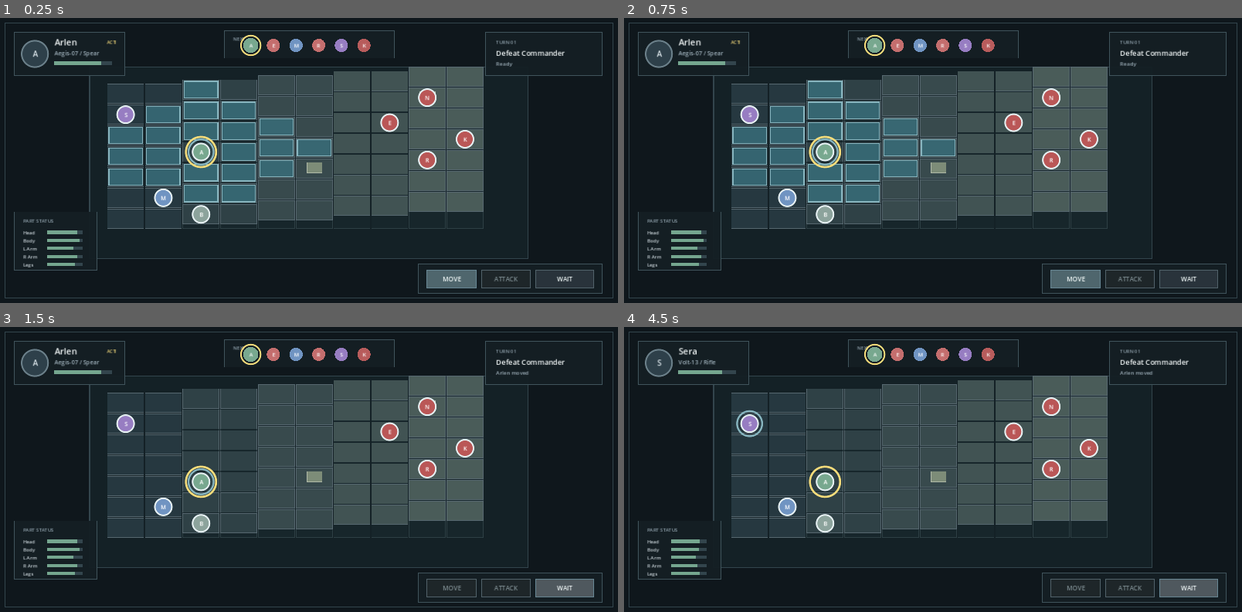
Above: before the commit, frames 1-4 (two rows, left to right).
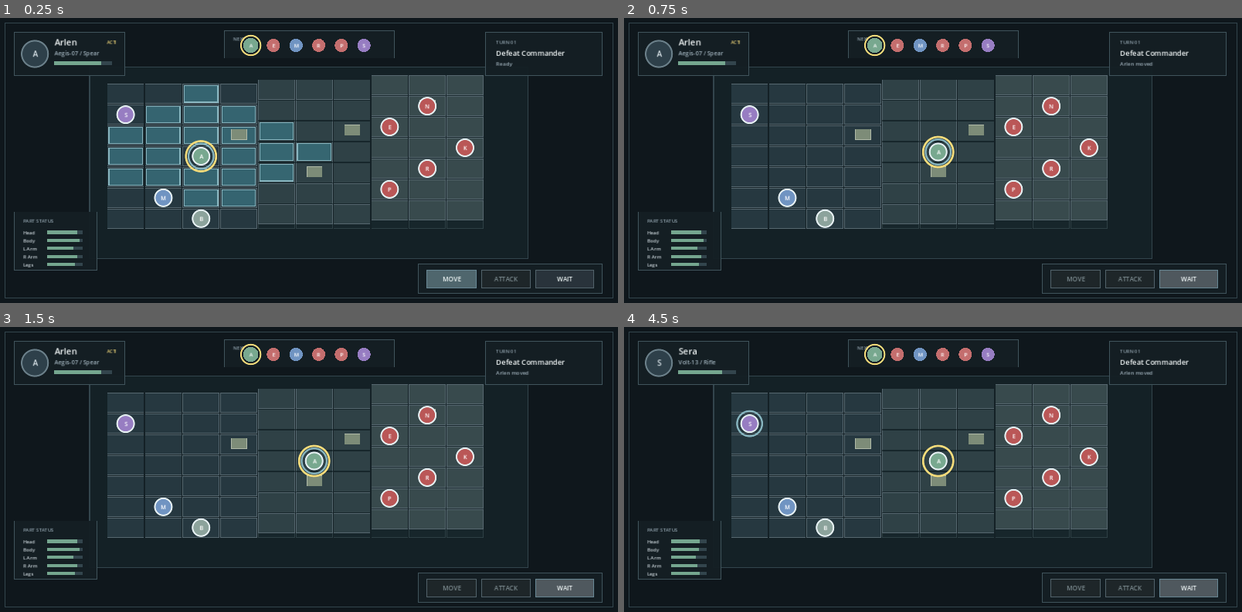
Above: after the commit, the same moments.

Repository: toonnix-github/magic-robot-tactic-war
Game: Godot game, scene res://scenes/main.tscn
Two runs of this game, one before a commit and one after it. Both use one fixed random seed, a clock stepped at 60 frames per second and the inputs below.
Inputs (mouse positions are in pixels of both pictures, inside the frame that each line leads up to):
- Up to frame 1 (0.25 s): no input
- Up to frame 2 (0.75 s): tap Enter at 0.5 s; click (933, 160) at 0.67 s
- Up to frame 3 (1.5 s): tap Space at 1.25 s; move the mouse to (185, 483) at 1.27 s; click (185, 483) at 1.42 s
- Up to frame 4 (4.5 s): tap Enter at 2, 3.5 s; move the mouse to (994, 406) at 2.02 s; click (994, 406) at 2.17 s; tap Space at 2.75, 4.25 s; move the mouse to (902, 526) at 2.77 s; click (902, 526) at 2.92 s; move the mouse to (1118, 512) at 3.52 s; click (1118, 512) at 3.67 s; move the mouse to (747, 426) at 4.27 s; click (747, 426) at 4.42 s

The runs differ from the first frame. In frame 1, 8.5% of the frame differs, in the area x 29-79%, y 7-74%; in frame 2, 15%, in the area x 17-97%, y 7-95%; in frame 3, 7.2%; in frame 4, 7.0%.

Commit message:
feat: add ancient ruins standard combat mission (#13)

Diff:
--- a/src/main.gd
+++ b/src/main.gd
@@ -146,6 +146,17 @@
 	},
 }
 
+const MISSIONS_DATA := {
+	"ancient_ruins": {
+		"id": "ancient_ruins",
+		"name": "Ancient Ruins",
+		"objective": "defeat_commander",
+		"objective_label": "Defeat Commander",
+		"commander_id": "commander",
+		"cover_tiles": [Vector2i(3, 2), Vector2i(5, 4), Vector2i(6, 2), Vector2i(8, 1)],
+	},
+}
+
 const DESIGN_SIZE := Vector2(1311.0, 603.0)
 const TILE_SIZE := Vector2(77.0, 41.0)
 const TILE_SPACING := Vector2(80.0, 44.0)
@@ -164,6 +175,7 @@
 	TURN_END,
 }
 
+var current_mission := "ancient_ruins"
 var units := []
 var active_unit = null
 var selected_unit = null
@@ -187,17 +199,25 @@
 
 func _ready() -> void:
 	mouse_filter = Control.MOUSE_FILTER_STOP
+	_load_mission("ancient_ruins")
+	print("Magic Robot Tactic War combat prototype v%s" % PROTOTYPE_VERSION)
+	print("Graybox battle milestone loaded: 7x10 grid, selection, movement, and Phase 1 HUD.")
+
+
+func _load_mission(mission_id: String) -> void:
+	if not MISSIONS_DATA.has(mission_id):
+		return
+	current_mission = mission_id
 	_create_terrain()
 	_create_units()
 	_initialize_initiative()
 	_begin_next_activation()
-	print("Magic Robot Tactic War combat prototype v%s" % PROTOTYPE_VERSION)
-	print("Graybox battle milestone loaded: 7x10 grid, selection, movement, and Phase 1 HUD.")
 
 
 func _notification(what: int) -> void:
 	if what == NOTIFICATION_RESIZED:
 		queue_redraw()
+
 
 
 func _gui_input(event: InputEvent) -> void:
@@ -326,6 +346,18 @@
 			"parts": {"Head": 0.82, "Body": 0.78, "Left Arm": 0.70, "Right Arm": 0.86, "Legs": 0.72},
 		},
 		{
+			"id": "enemy_spear",
+			"name": "Enemy Spear",
+			"mech": "Pike Frame",
+			"weapon": "Spear",
+			"team": "enemy",
+			"letter": "P",
+			"grid": Vector2i(7, 5),
+			"color": Color(0.77, 0.43, 0.43),
+			"hp": 0.82,
+			"parts": {"Head": 0.80, "Body": 0.82, "Left Arm": 0.75, "Right Arm": 0.85, "Legs": 0.80},
+		},
+		{
 			"id": "commander",
 			"name": "Commander Kael",
 			"mech": "High Ridge",
@@ -344,6 +376,7 @@
 		"enemy_blade": 8,
 		"mira": 9,
 		"enemy_rifle": 7,
+		"enemy_spear": 7,
 		"sera": 8,
 		"commander": 6,
 		"brann": 5,
@@ -354,6 +387,7 @@
 		"enemy_blade": 1.0,
 		"mira": 2.0,
 		"enemy_rifle": 3.0,
+		"enemy_spear": 3.5,
 		"sera": 4.0,
 		"commander": 5.0,
 		"brann": 6.0,
@@ -1614,8 +1648,10 @@
 
 func _create_terrain() -> void:
 	terrain_tiles.clear()
-	_set_tile_terrain(Vector2i(5, 4), {"cover": true})
-	_set_tile_terrain(Vector2i(8, 1), {"cover": true})
+	var mission_data: Dictionary = MISSIONS_DATA.get(current_mission, {})
+	var covers: Array = mission_data.get("cover_tiles", [Vector2i(3, 2), Vector2i(5, 4), Vector2i(6, 2), Vector2i(8, 1)])
+	for tile in covers:
+		_set_tile_terrain(tile, {"cover": true})
 
 
 func _set_tile_terrain(grid: Vector2i, data: Dictionary) -> void:
@@ -1647,7 +1683,15 @@
 func _default_height_at(grid) -> int:
 	if grid == null:
 		return 0
+	if current_mission == "ancient_ruins":
+		if grid.x <= 3:
+			return 0
+		elif grid.x <= 6:
+			return 1
+		else:
+			return 2
 	return int(clamp(floor(float(grid.x) / 2.0), 0.0, 4.0))
+
 
 
 func _height_at(grid) -> int:
@@ -1882,13 +1926,18 @@
 
 func _draw_mission_panel() -> void:
 	_draw_panel(_r(1030, 30, 248, 92))
+	var mission_data: Dictionary = MISSIONS_DATA.get(current_mission, {})
+	var objective_label := str(mission_data.get("objective_label", "Defeat Commander"))
 	var detail := last_action_message
 	if not target_preview.is_empty():
 		var state := "LEGAL" if bool(target_preview["legal"]) else "ILLEGAL"
 		detail = "Hit %d%% · %s" % [int(target_preview["hit_percent"]), state]
+	elif _is_battle_over():
+		detail = "VICTORY" if _battle_winner() == "player" else "DEFEAT"
 	draw_string(_font(), _p(1052, 55), "TURN %02d" % turn_number, HORIZONTAL_ALIGNMENT_LEFT, -1.0, _font_size(10), Color(0.56, 0.63, 0.67))
-	draw_string(_font(), _p(1052, 80), "Defeat Commander", HORIZONTAL_ALIGNMENT_LEFT, -1.0, _font_size(15), Color(0.95, 0.97, 0.97))
+	draw_string(_font(), _p(1052, 80), objective_label, HORIZONTAL_ALIGNMENT_LEFT, -1.0, _font_size(15), Color(0.95, 0.97, 0.97))
 	draw_string(_font(), _p(1052, 101), detail, HORIZONTAL_ALIGNMENT_LEFT, -1.0, _font_size(11), Color(0.62, 0.69, 0.73))
+
 
 
 func _draw_part_status_panel() -> void:
@@ -1984,9 +2033,14 @@
 
 
 func _battle_winner() -> String:
-	var commander = _unit_by_id("commander")
-	if commander != null and not _is_unit_in_battle(commander):
-		return "player"
+	var mission_data: Dictionary = MISSIONS_DATA.get(current_mission, {})
+	var objective := str(mission_data.get("objective", "defeat_commander"))
+
+	if objective == "defeat_commander":
+		var commander_id := str(mission_data.get("commander_id", "commander"))
+		var commander = _unit_by_id(commander_id)
+		if commander != null and not _is_unit_in_battle(commander):
+			return "player"
 
 	var player_alive := false
 	var enemy_alive := false
@@ -2021,7 +2075,11 @@
 			if unit["parts"].has(part_name) and bool(unit["parts"][part_name]["destroyed"]):
 				destroyed_parts += 1
 
+	var commander = _unit_by_id("commander")
+	var commander_defeated: bool = commander != null and not _is_unit_in_battle(commander)
+
 	return {
+		"mission_id": current_mission,
 		"winner": _battle_winner(),
 		"is_over": _is_battle_over(),
 		"turns": turn_number,
@@ -2029,5 +2087,6 @@
 		"player_survivors": player_survivors,
 		"enemy_survivors": enemy_survivors,
 		"destroyed_parts": destroyed_parts,
+		"commander_defeated": commander_defeated,
 		"turn_log": turn_log.duplicate(),
 	}
--- a/tests/godot/battle_milestone_test.gd
+++ b/tests/godot/battle_milestone_test.gd
@@ -52,13 +52,15 @@
 	scene._notification(0)
 	_assert_true(scene._is_in_bounds(Vector2i(0, 0)), "origin tile is in bounds")
 	_assert_false(scene._is_in_bounds(Vector2i(10, 7)), "outside tile is out of bounds")
-	_assert_equal(scene._height_at(Vector2i(9, 0)), 4, "rightmost band reaches H4")
+	_assert_equal(scene._height_at(Vector2i(9, 0)), 2, "rightmost band in Ancient Ruins reaches H2")
 	_assert_equal(scene._grid_from_key(scene._grid_key(Vector2i(4, 2))), Vector2i(4, 2), "grid keys round-trip")
+
 	_assert_true(scene._grid_at_position(scene._tile_center(Vector2i(4, 2))) == Vector2i(4, 2), "tile hit-testing works")
 	_assert_true(scene._unit_at_position(scene._tile_center(arlen["grid"])) == arlen, "unit hit-testing works")
 
 	var mouse := InputEventMouseButton.new()
 	mouse.pressed = true
+
 	mouse.button_index = MOUSE_BUTTON_LEFT
 	mouse.position = Vector2(12, 34)
 	_assert_equal(scene._event_press_position(mouse), Vector2(12, 34), "mouse taps are accepted")
@@ -82,8 +84,10 @@
 	_run_terrain_acceptance(scene)
 	_run_orb_acceptance(scene)
 	_run_ai_and_auto_acceptance(scene)
+	_run_ancient_ruins_acceptance(scene)
 
 	if _failures.is_empty():
+
 		print("GODOT TESTS PASSED")
 		quit(0)
 	else:
@@ -312,6 +316,7 @@
 	scene._unit_by_id("enemy_blade")["grid"] = Vector2i(6, 1)
 	scene._unit_by_id("enemy_rifle")["grid"] = Vector2i(7, 4)
 	scene._unit_by_id("enemy_sniper")["grid"] = Vector2i(8, 1)
+	scene._unit_by_id("enemy_spear")["grid"] = Vector2i(7, 5)
 	scene._unit_by_id("commander")["grid"] = Vector2i(9, 3)
 	scene._begin_activation(scene._unit_by_id("arlen"))
 
@@ -515,7 +520,9 @@
 	_assert_equal(seen_players, expected_players, "players act only in deterministic initiative order")
 	_assert_true(scene.turn_log.has("enemy_blade:enemy_wait") or scene.turn_log.has("enemy_blade:attack"), "enemy blade acts only when scheduled")
 	_assert_true(scene.turn_log.has("enemy_rifle:enemy_wait") or scene.turn_log.has("enemy_rifle:attack"), "enemy rifle acts only when scheduled")
+	_assert_true(scene.turn_log.has("enemy_spear:enemy_wait") or scene.turn_log.has("enemy_spear:attack") or scene.turn_log.has("enemy_spear:enemy_attack"), "enemy spear acts only when scheduled")
 	_assert_true(scene.turn_log.has("commander:enemy_wait") or scene.turn_log.has("commander:attack"), "commander acts only when scheduled")
+
 	_assert_true(scene.turn_log.has("enemy_sniper:enemy_wait") or scene.turn_log.has("enemy_sniper:attack"), "enemy sniper acts only when scheduled")
 
 
@@ -1077,8 +1084,10 @@
 	_reset_turn_fixture(scene)
 	var enemy = scene._unit_by_id("enemy_blade")
 	var target = scene._unit_by_id("arlen")
+	scene._unit_by_id("mira")["grid"] = Vector2i(0, 6)
 	enemy["grid"] = Vector2i(3, 1)
 	target["grid"] = Vector2i(1, 1)
+
 	scene._begin_activation(enemy)
 	var decision: Dictionary = scene._decide_ai_action(enemy)
 	_assert_equal(decision["action"], "Attack", "AI chooses Attack when in striking distance")
@@ -1143,7 +1152,63 @@
 	_assert_true(scene._is_battle_over(), "_is_battle_over reports true when complete")
 
 
+func _run_ancient_ruins_acceptance(scene: Control) -> void:
+	_test_ancient_ruins_commander_defeat_ends_battle_immediately(scene)
+	_test_ancient_ruins_killing_non_commander_does_not_end_mission(scene)
+	_test_ancient_ruins_terrain_has_no_mandatory_choke_and_modest_height(scene)
+	_test_ancient_ruins_auto_battle_reproducible(scene)
+
+
+func _test_ancient_ruins_commander_defeat_ends_battle_immediately(scene: Control) -> void:
+	scene._load_mission("ancient_ruins")
+	var commander = scene._unit_by_id("commander")
+	var blade = scene._unit_by_id("enemy_blade")
+	_assert_true(scene._is_unit_in_battle(blade), "enemy blade alive before commander defeat")
+	_assert_false(scene._is_battle_over(), "battle not over initially")
+	scene._damage_part(commander, "Body", 999)
+	_assert_false(scene._is_unit_in_battle(commander), "commander is defeated")
+	_assert_true(scene._is_battle_over(), "destroying commander ends battle immediately")
+	_assert_equal(scene._battle_winner(), "player", "player wins when commander is defeated")
+	var summary: Dictionary = scene._battle_summary()
+	_assert_true(summary["commander_defeated"], "summary records commander defeated")
+	_assert_equal(summary["mission_id"], "ancient_ruins", "summary records ancient_ruins mission id")
+
+
+func _test_ancient_ruins_killing_non_commander_does_not_end_mission(scene: Control) -> void:
+	scene._load_mission("ancient_ruins")
+	var blade = scene._unit_by_id("enemy_blade")
+	var commander = scene._unit_by_id("commander")
+	scene._damage_part(blade, "Body", 999)
+	_assert_false(scene._is_unit_in_battle(blade), "enemy blade is defeated")
+	_assert_true(scene._is_unit_in_battle(commander), "commander is still in battle")
+	_assert_false(scene._is_battle_over(), "killing non-commander enemy does not end mission")
+	_assert_equal(scene._battle_winner(), "", "no winner while commander lives")
+
+
+func _test_ancient_ruins_terrain_has_no_mandatory_choke_and_modest_height(scene: Control) -> void:
+	scene._load_mission("ancient_ruins")
+	for x in range(scene.GRID_COLUMNS):
+		var walkable_in_col := 0
+		for y in range(scene.GRID_ROWS):
+			var grid := Vector2i(x, y)
+			var h: int = scene._height_at(grid)
+			_assert_true(h >= 0 and h <= 2, "Ancient Ruins heights are within modest H0-H2")
+			walkable_in_col += 1
+		_assert_true(walkable_in_col >= 2, "lane width is at least 2 without mandatory 1-tile bottlenecks")
+
+
+func _test_ancient_ruins_auto_battle_reproducible(scene: Control) -> void:
+	scene._load_mission("ancient_ruins")
+	var run1: Dictionary = scene.run_auto_battle(60, 1337)
+	scene._load_mission("ancient_ruins")
+	var run2: Dictionary = scene.run_auto_battle(60, 1337)
+	_assert_equal(run1["winner"], run2["winner"], "Ancient Ruins Auto reproducible winner")
+	_assert_equal(run1["turns"], run2["turns"], "Ancient Ruins Auto reproducible turns")
+	_assert_equal(run1["commander_defeated"], run2["commander_defeated"], "Ancient Ruins Auto reproducible commander outcome")
+
+
 func _assert_true(actual: bool, message: String) -> void:
+
 
 	if not actual:
 		_failures.append("Expected true: %s" % message)
Not shown, changed: tests/test_battle_milestone_static.py
